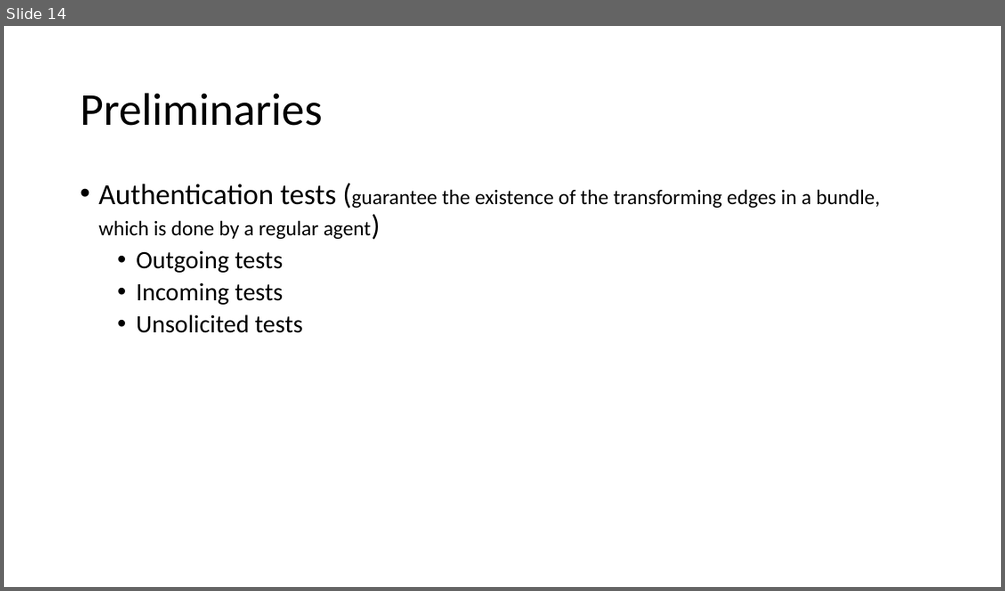
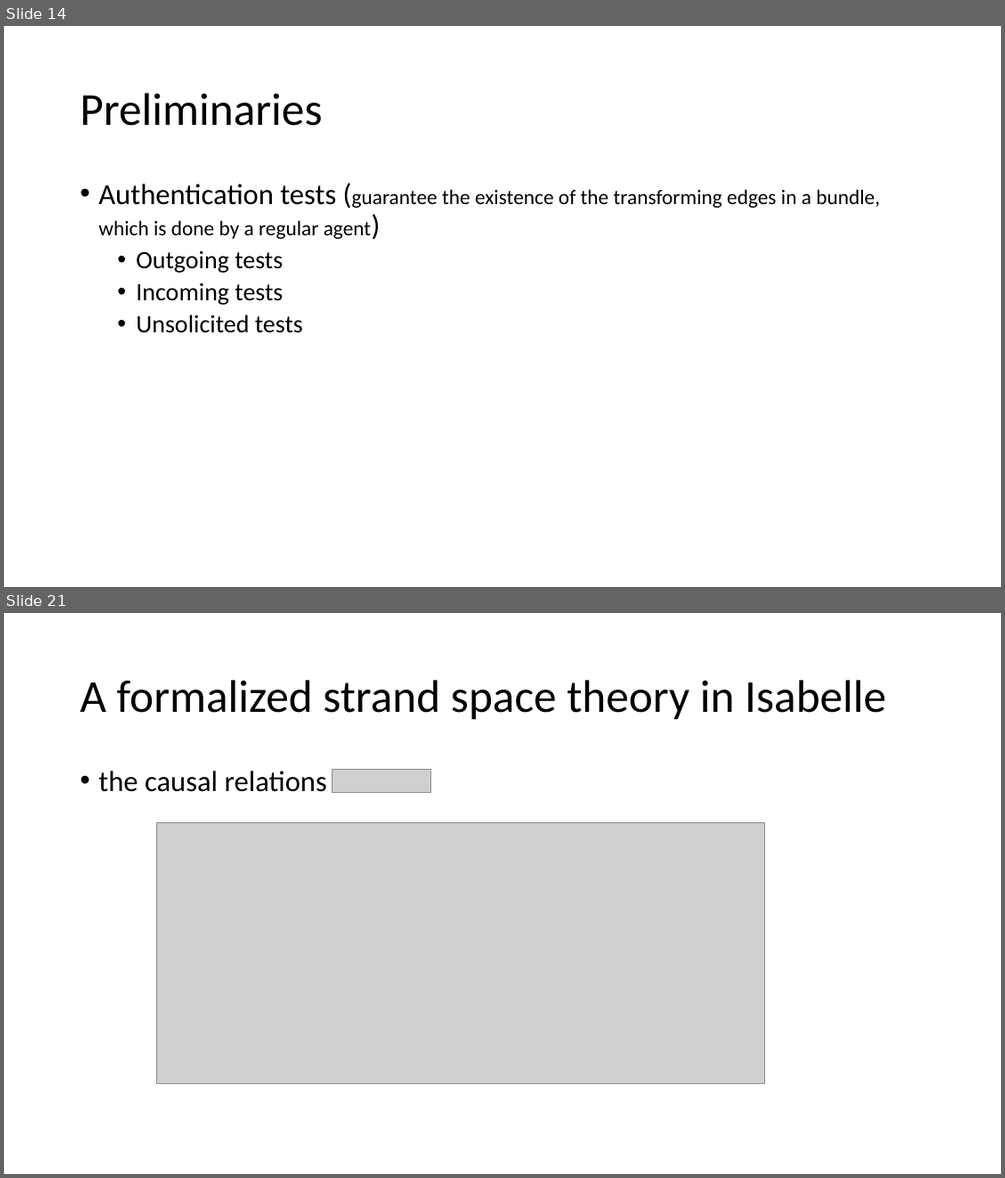
Before and after one commit to bacmive/paper_notes, a slide deck: notes7-strand space.pptx. Shown one above the other, each under a label of ours: slide 14 before the commit, slides 14 and 21 after it; the slides between them are not shown. The pictures are 1005x591 and 1005x1178 pixels, drawn with LibreOffice and Linux fonts; fonts in the diff are those of the drawing; grey boxes stand for pictures. Boxes give left, top, right and bottom in pixels: in the first picture for what was removed or moved away, otherwise in the second. Text is boxed around its words. In the diff, an @@ line names an element or a change of style, - is before the commit and + after.

Commit message:
strand

```diff
--- a/notes7-strand space.pptx
+++ b/notes7-strand space.pptx
@@ slide 21 added at [4, 613, 1001, 1174], background #FFFFFF @@
@@ title added at [80, 680, 886, 720], 44 pt, text #000000 @@
+A formalized strand space theory in Isabelle
@@ text added at [98, 771, 327, 792], 28 pt, text #000000 @@
+• the causal relations
@@ picture added at [332, 770, 431, 792] @@
@@ picture added at [157, 822, 765, 1083] @@
```
Also in this commit, not shown: 1 slide changed, 6 other slides added, 1 other file.
